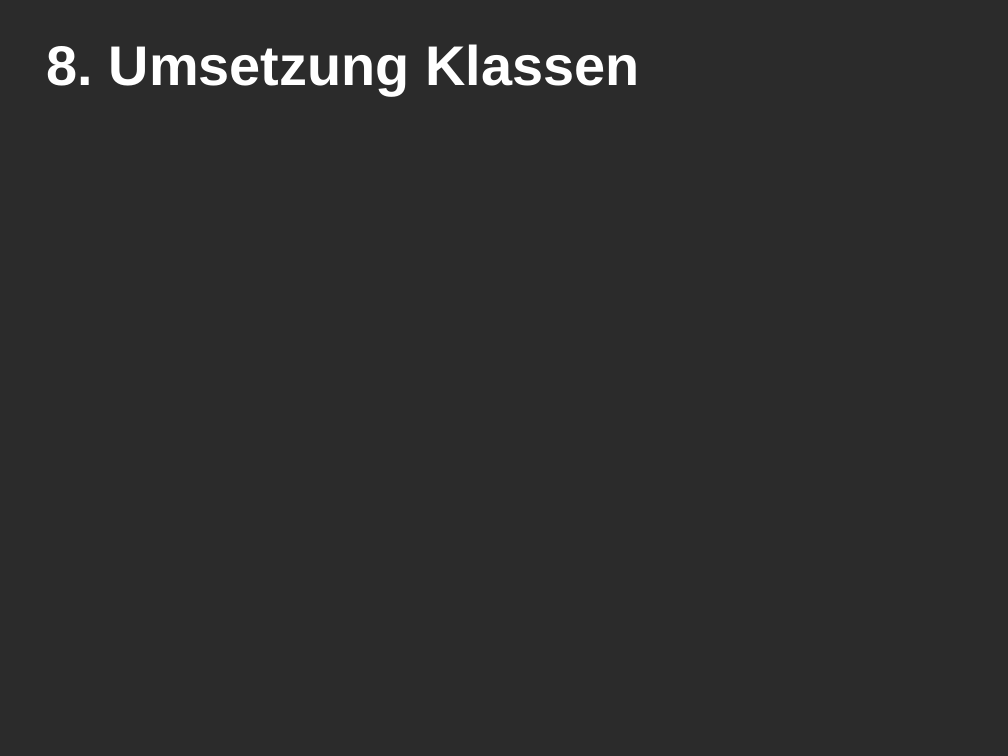
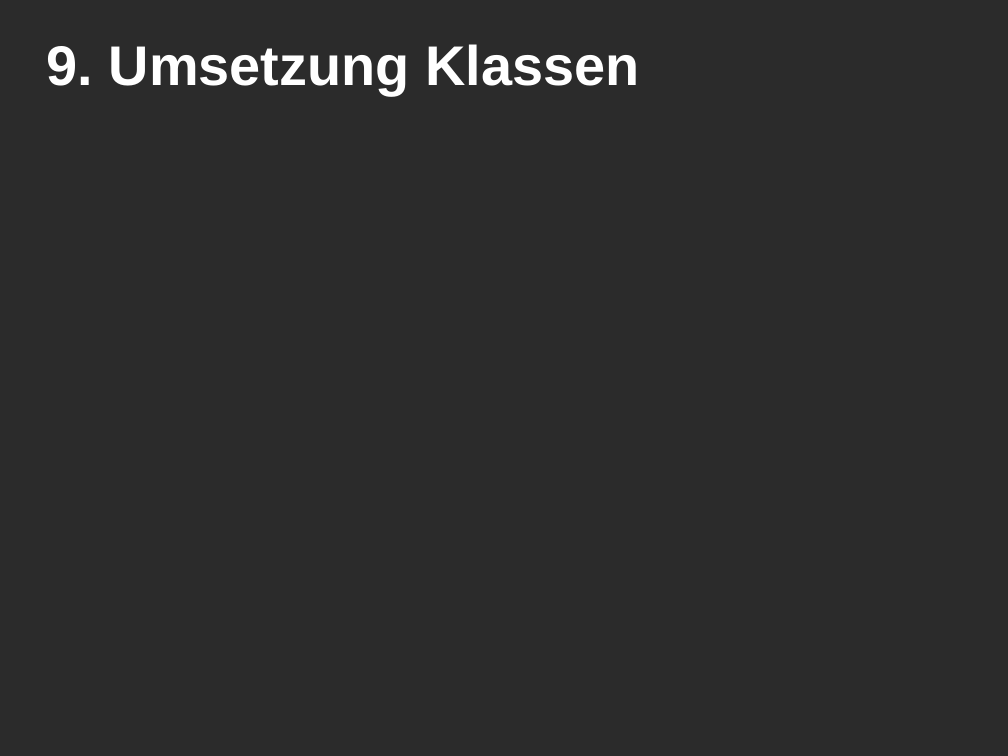
Before and after one commit to MacMuffin/Geldverleih, a slide deck: slide 12 of Geldverleih/geldverleih_präsi.odp (slide 11 before the commit). Drawn at 1008x756 pixels with LibreOffice and Linux fonts; fonts in the diff are those of the drawing; background and template pictures are left out; a plain dark background stands for a picture behind light text. Boxes give left, top, right and bottom in pixels: in the first picture for what was removed or moved away, otherwise in the second. Text is boxed around its words. In the diff, an @@ line names an element or a change of style, - is before the commit and + after.

```diff
--- a/Geldverleih/geldverleih_präsi.odp
+++ b/Geldverleih/geldverleih_präsi.odp
@@ title at [47, 44, 639, 95]: text changed @@
-8. Umsetzung Klassen
+9. Umsetzung Klassen
```
Also in this commit, not shown: 2 other slides changed, 1 slide added.
